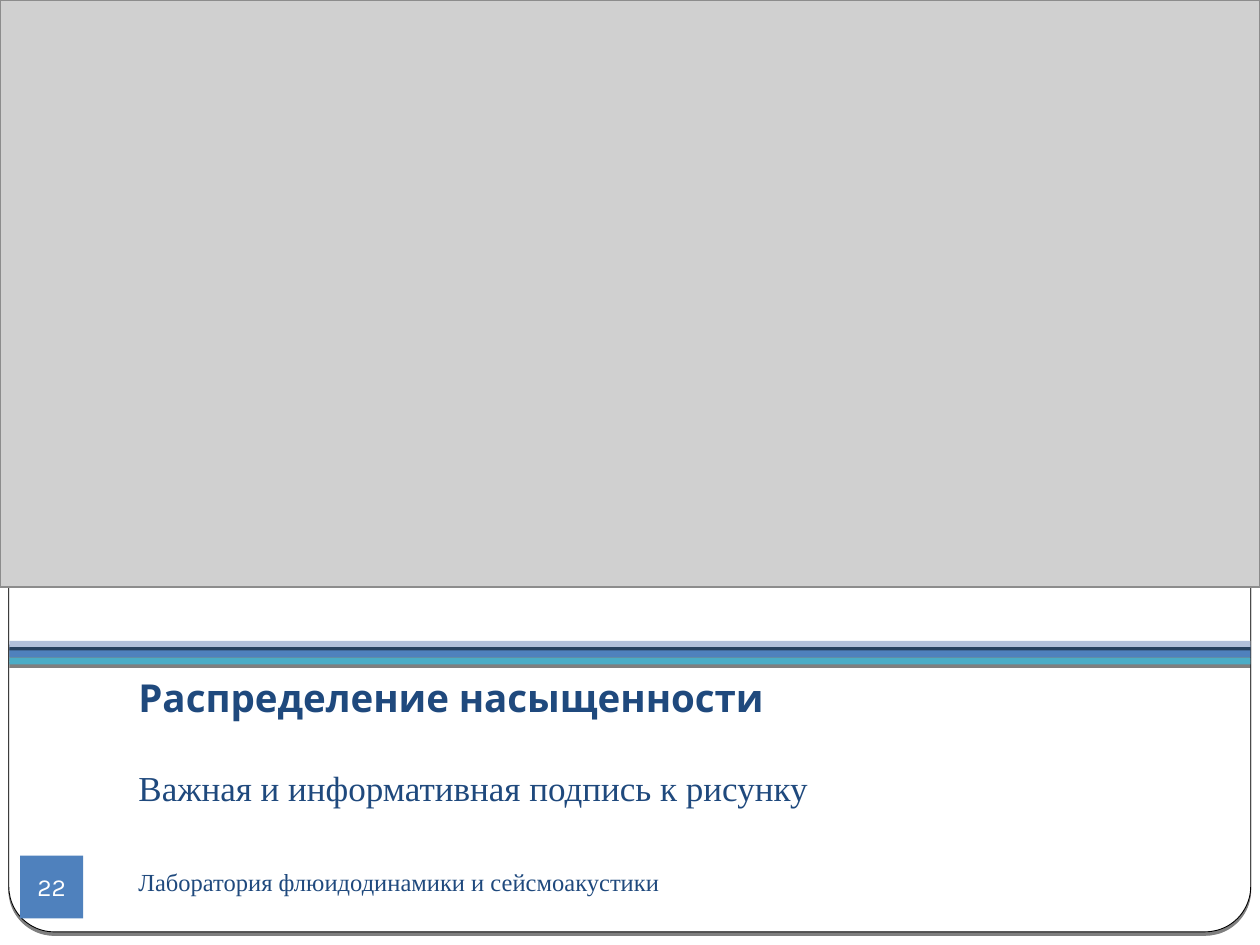
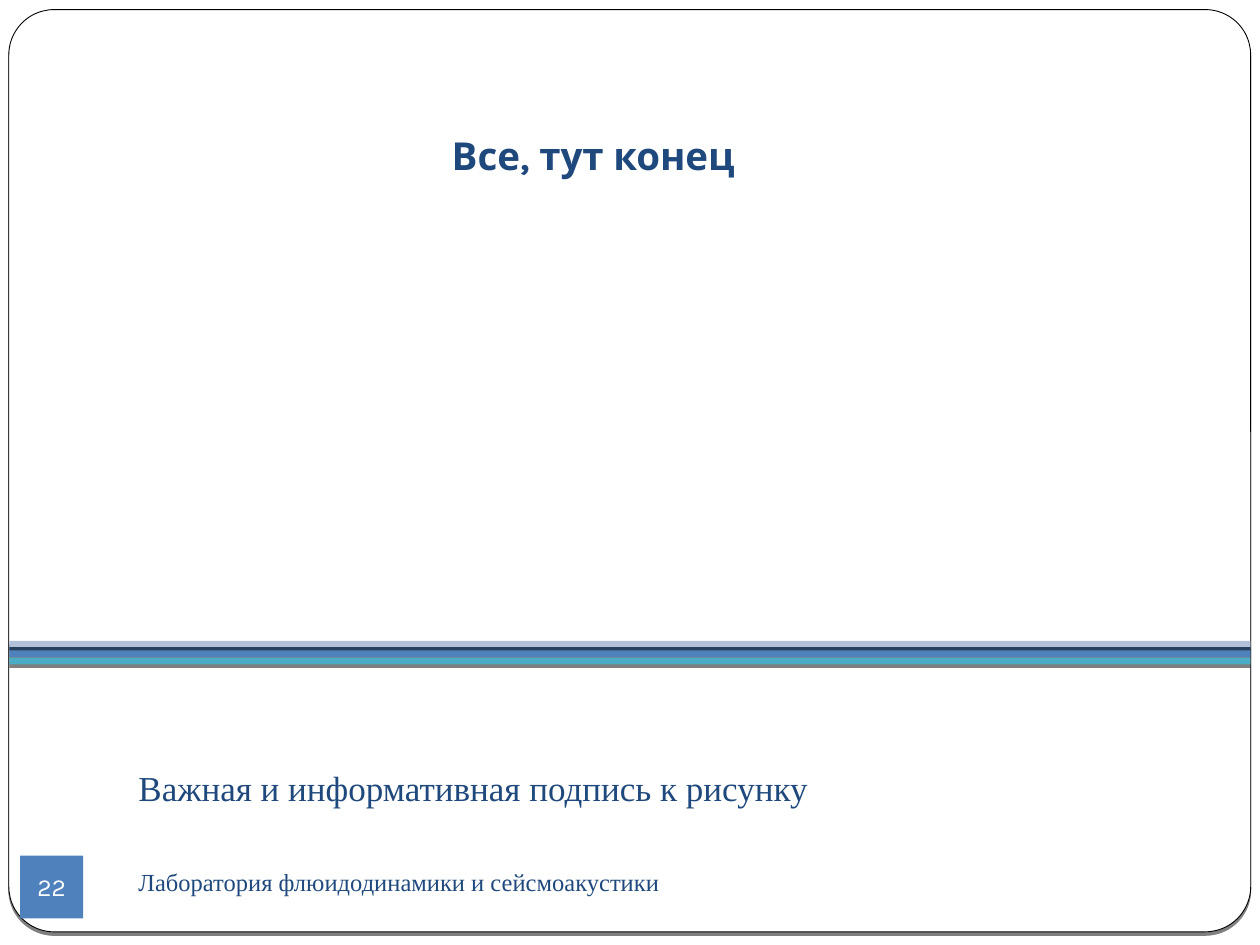
Before and after one commit to CompMathGroup/sagd, a slide deck: slide 22 of doc/Presentation.odp. Drawn at 1260x945 pixels with LibreOffice and Linux fonts; fonts in the diff are those of the drawing; grey boxes stand for pictures. Boxes give left, top, right and bottom in pixels: in the first picture for what was removed or moved away, otherwise in the second. Text is boxed around its words. In the diff, an @@ line names an element or a change of style, - is before the commit and + after.

```diff
--- a/doc/Presentation.odp
+++ b/doc/Presentation.odp
@@ picture removed at (0, 0, 1260, 587) @@
@@ title added at (452, 142, 734, 180), 22 pt, text #1F497D, bold @@
+Все, тут конец
@@ title removed at (138, 684, 764, 722) @@
-Распределение насыщенности
```
Also in this commit, not shown: 13 other slides changed, 6 slides added, 3 slides removed, 3 other files.
